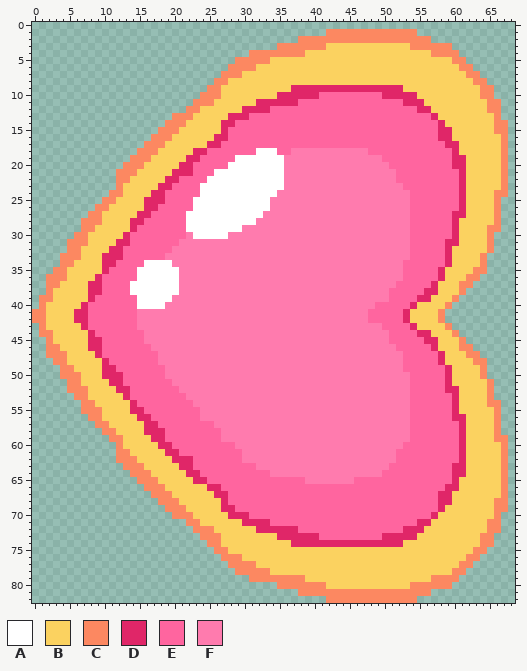
File history of a sprite sheet, GirliepopGaming/Assets/Art/PNGs/UI/arrow left.png. Above is the file before it was changed.
The file is 69x83 pixels.
Palette (. is transparent): A #ffffff  B #fbd260  C #fc8861  D #e02668  E #ff659f  F #ff7bae
Pixels before (only the part around the change), first column x 12:
14 .......CCCBBBBBDDEEEEEEEEEEEEEEEEEEEEEEEEEEEEEDBBBB
15 ......CCCBBBBBBDEEEEEEEEEEEEEEEEEEEEEEEEEEEEEEDDBBB
16 .....CCCBBBBBBDDEEEEEEEEEEEEEEEEEEEEEEEEEEEEEEDDBBB
17 ....CCCBBBBBBDDEEEEEEEEEEEEEEEEEEEEEEEEEEEEEEEEDDBB
18 ...CCCBBBBBDDEEEEEEEAAAEEFFFFFFFFFFFEEEEEEEEEEEEDBB
19 ..CCCBBBBBDDEEEEEAAAAAAAFFFFFFFFFFFFFFEEEEEEEEEEDDB
20 .CCCBBBBBDDEEEEEAAAAAAAAFFFFFFFFFFFFFFFEEEEEEEEEDDB
21 CCCBBBBBDDDEEEAAAAAAAAAAFFFFFFFFFFFFFFFFEEEEEEEEEDB
22 CCBBBBBDDEEEEAAAAAAAAAAAFFFFFFFFFFFFFFFFEEEEEEEEEDB
23 CBBBBBDDEEEEAAAAAAAAAAAAFFFFFFFFFFFFFFFFFEEEEEEEEDB
24 CBBBBDDEEEEEAAAAAAAAAAAFFFFFFFFFFFFFFFFFFFEEEEEEEDB
25 BBBBDDDEEEEAAAAAAAAAAAFFFFFFFFFFFFFFFFFFFFEEEEEEEDB
26 BBBBDDEEEEEAAAAAAAAAAAFFFFFFFFFFFFFFFFFFFFEEEEEEEDB
27 BBBDDEEEEEAAAAAAAAAAAFFFFFFFFFFFFFFFFFFFFFEEEEEEDDB
28 BBDDEEEEEEAAAAAAAAAAFFFFFFFFFFFFFFFFFFFFFFEEEEEEDBB
29 BBDEEEEEEEAAAAAAAAFFFFFFFFFFFFFFFFFFFFFFFFEEEEEEDBB
30 BDEEEEEEEEFAAAAAFFFFFFFFFFFFFFFFFFFFFFFFFFEEEEEEDBB
31 DDEEEEEEEFFFFFFFFFFFFFFFFFFFFFFFFFFFFFFFFFEEEEEDDBB
32 DEEEEEEEFFFFFFFFFFFFFFFFFFFFFFFFFFFFFFFFFFEEEEEDBBB
33 DEEEEEEFFFFFFFFFFFFFFFFFFFFFFFFFFFFFFFFFFFEEEEEDBBB
34 EEEEAAAAFFFFFFFFFFFFFFFFFFFFFFFFFFFFFFFFFEEEEEEDBBB
35 EEEAAAAAAFFFFFFFFFFFFFFFFFFFFFFFFFFFFFFFFEEEEEDBBBB
36 EEEAAAAAAFFFFFFFFFFFFFFFFFFFFFFFFFFFFFFFFEEEEEDBBBC
37 EEAAAAAAAFFFFFFFFFFFFFFFFFFFFFFFFFFFFFFFEEEEEDBBBCC
38 EEAAAAAAAFFFFFFFFFFFFFFFFFFFFFFFFFFFFFFEEEEEDDBBBC.
39 EEEAAAAAFFFFFFFFFFFFFFFFFFFFFFFFFFFFFFFEEEEDDBBBC..
40 EEEAAAAFFFFFFFFFFFFFFFFFFFFFFFFFFFFFFEEEEEDBBBBC...
41 EEEFFFFFFFFFFFFFFFFFFFFFFFFFFFFFFFFFEEEEEDBBBBC....
42 EEEFFFFFFFFFFFFFFFFFFFFFFFFFFFFFFFFFEEEEEDBBBBC....
43 EEEFFFFFFFFFFFFFFFFFFFFFFFFFFFFFFFFFFFEEEEDBBBBC...
44 EEEEFFFFFFFFFFFFFFFFFFFFFFFFFFFFFFFFFFFEEEEDDBBBC..
45 EEEEFFFFFFFFFFFFFFFFFFFFFFFFFFFFFFFFFFFEEEEEDDBBBC.
46 EEEEEFFFFFFFFFFFFFFFFFFFFFFFFFFFFFFFFFFFEEEEEDBBBCC
47 EEEEEEFFFFFFFFFFFFFFFFFFFFFFFFFFFFFFFFFFFEEEEEDBBBC
48 EEEEEEFFFFFFFFFFFFFFFFFFFFFFFFFFFFFFFFFFFEEEEEDBBBB
49 EEEEEEEFFFFFFFFFFFFFFFFFFFFFFFFFFFFFFFFFFEEEEEEDBBB
50 DEEEEEEFFFFFFFFFFFFFFFFFFFFFFFFFFFFFFFFFFFEEEEEDBBB
51 DEEEEEEEFFFFFFFFFFFFFFFFFFFFFFFFFFFFFFFFFFEEEEEDBBB
52 DDEEEEEEEFFFFFFFFFFFFFFFFFFFFFFFFFFFFFFFFFEEEEEDDBB
53 BDEEEEEEEEFFFFFFFFFFFFFFFFFFFFFFFFFFFFFFFFEEEEEEDBB
54 BBDEEEEEEEEFFFFFFFFFFFFFFFFFFFFFFFFFFFFFFFEEEEEEDBB
55 BBDDEEEEEEEEFFFFFFFFFFFFFFFFFFFFFFFFFFFFFFEEEEEEDBB
56 BBBDDEEEEEEEFFFFFFFFFFFFFFFFFFFFFFFFFFFFFFEEEEEEDDB
57 BBBBDDEEEEEEEEFFFFFFFFFFFFFFFFFFFFFFFFFFFFEEEEEEEDB
58 BBBBDDDEEEEEEEEFFFFFFFFFFFFFFFFFFFFFFFFFFFEEEEEEEDB
59 CBBBBDDEEEEEEEEFFFFFFFFFFFFFFFFFFFFFFFFFFFEEEEEEEDB
60 CBBBBBDDEEEEEEEEEFFFFFFFFFFFFFFFFFFFFFFFFEEEEEEEEDB
61 CCBBBBBDDEEEEEEEEEFFFFFFFFFFFFFFFFFFFFFFEEEEEEEEEDB
62 CCCBBBBBDDDEEEEEEEFFFFFFFFFFFFFFFFFFFFFFEEEEEEEEEDB
63 .CCCBBBBBDDEEEEEEEEEFFFFFFFFFFFFFFFFFFFEEEEEEEEEDDB
64 ..CCCBBBBBDDEEEEEEEEEEFFFFFFFFFFFFFFFFEEEEEEEEEEDDB
65 ...CCCBBBBBDDEEEEEEEEEEEEEEFFFFFFFEEEEEEEEEEEEEEDBB
66 ....CCCBBBBBBDDEEEEEEEEEEEEEEEEEEEEEEEEEEEEEEEEDDBB
67 .....CCCBBBBBBDDEEEEEEEEEEEEEEEEEEEEEEEEEEEEEEDDBBB
68 ......CCCBBBBBBDEEEEEEEEEEEEEEEEEEEEEEEEEEEEEEDDBBB
69 .......CCCBBBBBDDEEEEEEEEEEEEEEEEEEEEEEEEEEEEEDBBBB
70 ........CCCBBBBBDDDEEEEEEEEEEEEEEEEEEEEEEEEEEDBBBBB
71 ..........CCBBBBBBDDDDEEEEEEEEEEEEEEEEEEEEEDDBBBBBB
72 ...........CCCBBBBBBDDDDDDEEEEEEEEEEEEEEEDDDBBBBBBB
73 ............CCCBBBBBBBBDDDDDDEEEEEEEEEDDDDDBBBBBBBB
The result:
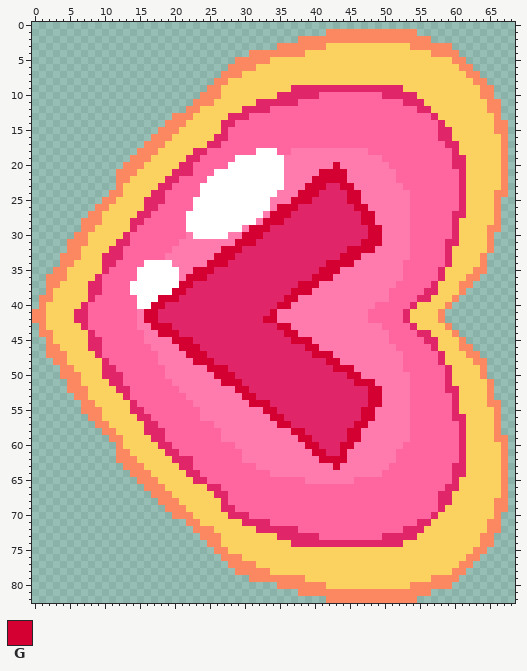
Colours new in this view: G #d40031
Changes in this commit:
y 20: x 43 F -> G
y 21: x 41..44 FFFF -> GGGG
y 22: x 40..44 FFFFF -> GGGGG
y 23: x 39..45 FFFFFFF -> GGGDDGG
y 24: x 38..46 FFFFFFFFF -> GGGDDDDGG
y 25: x 37..46 FFFFFFFFFF -> GGGDDDDDGG
y 26: x 35..47 FFFFFFFFFFFFF -> GGGDDDDDDDDGG
y 27: x 34..48 FFFFFFFFFFFFFFF -> GGGDDDDDDDDDDGG
y 28: x 33..48 FFFFFFFFFFFFFFFF -> GGGDDDDDDDDDDDGG
y 29: x 31..49 FFFFFFFFFFFFFFFFFFF -> GGGDDDDDDDDDDDDDDGG
y 30: x 30..49 FFFFFFFFFFFFFFFFFFFF -> GGGDDDDDDDDDDDDDDDGG
y 31: x 29..49 FFFFFFFFFFFFFFFFFFFFF -> GGGDDDDDDDDDDDDDDDGGG
y 32: x 27..48 FFFFFFFFFFFFFFFFFFFFFF -> GGGDDDDDDDDDDDDDDDGGGG
y 33: x 26..46 FFFFFFFFFFFFFFFFFFFFF -> GGGDDDDDDDDDDDDDDDGGG
y 34: x 25..45 FFFFFFFFFFFFFFFFFFFFF -> GGGDDDDDDDDDDDDDDGGGG
y 35: x 23..43 FFFFFFFFFFFFFFFFFFFFF -> GGGDDDDDDDDDDDDDDDGGG
y 36: x 22..42 FFFFFFFFFFFFFFFFFFFFF -> GGGDDDDDDDDDDDDDDDGGG
y 37: x 21..40 FFFFFFFFFFFFFFFFFFFF -> GGDDDDDDDDDDDDDDDGGG
y 38: x 20..39 AFFFFFFFFFFFFFFFFFFF -> GGDDDDDDDDDDDDDDDGGG
y 39: x 18..37 AAFFFFFFFFFFFFFFFFFF -> GGGDDDDDDDDDDDDDDDGG
y 40: x 17..36 AAFFFFFFFFFFFFFFFFFF -> GGDDDDDDDDDDDDDDDDGG
y 41: x 16..34 FFFFFFFFFFFFFFFFFFF -> GGDDDDDDDDDDDDDDDDG
y 42: x 16..34 FFFFFFFFFFFFFFFFFFF -> GGDDDDDDDDDDDDDDDGG
y 43: x 17..36 FFFFFFFFFFFFFFFFFFFF -> GGGDDDDDDDDDDDDDDDGG
y 44: x 18..37 FFFFFFFFFFFFFFFFFFFF -> GGGDDDDDDDDDDDDDDDGG
y 45: x 20..39 FFFFFFFFFFFFFFFFFFFF -> GGGDDDDDDDDDDDDDDGGG
y 46: x 21..40 FFFFFFFFFFFFFFFFFFFF -> GGGDDDDDDDDDDDDDDDGG
y 47: x 22..42 FFFFFFFFFFFFFFFFFFFFF -> GGGDDDDDDDDDDDDDDDGGG
y 48: x 23..43 FFFFFFFFFFFFFFFFFFFFF -> GGGDDDDDDDDDDDDDDDDGG
y 49: x 25..45 FFFFFFFFFFFFFFFFFFFFF -> GGGDDDDDDDDDDDDDDDGGG
y 50: x 26..46 FFFFFFFFFFFFFFFFFFFFF -> GGGDDDDDDDDDDDDDDDDGG
y 51: x 27..48 FFFFFFFFFFFFFFFFFFFFFF -> GGGDDDDDDDDDDDDDDDDGGG
y 52: x 29..49 FFFFFFFFFFFFFFFFFFFFF -> GGDDDDDDDDDDDDDDDDDGG
y 53: x 30..49 FFFFFFFFFFFFFFFFFFFF -> GGDDDDDDDDDDDDDDDDGG
y 54: x 31..49 FFFFFFFFFFFFFFFFFFF -> GGGDDDDDDDDDDDDDDGG
y 55: x 33..48 FFFFFFFFFFFFFFFF -> GGDDDDDDDDDDDDGG
y 56: x 34..48 FFFFFFFFFFFFFFF -> GGDDDDDDDDDDDGG
y 57: x 35..47 FFFFFFFFFFFFF -> GGDDDDDDDDDGG
y 58: x 37..46 FFFFFFFFFF -> GGDDDDDDGG
y 59: x 38..46 FFFFFFFFF -> GGDDDDDGG
y 60: x 39..45 FFFFFFF -> GGDDDGG
y 61: x 40..44 FFFFF -> GGDDG
y 62: x 41..44 FFFF -> GGGG
y 63: x 43 F -> G
